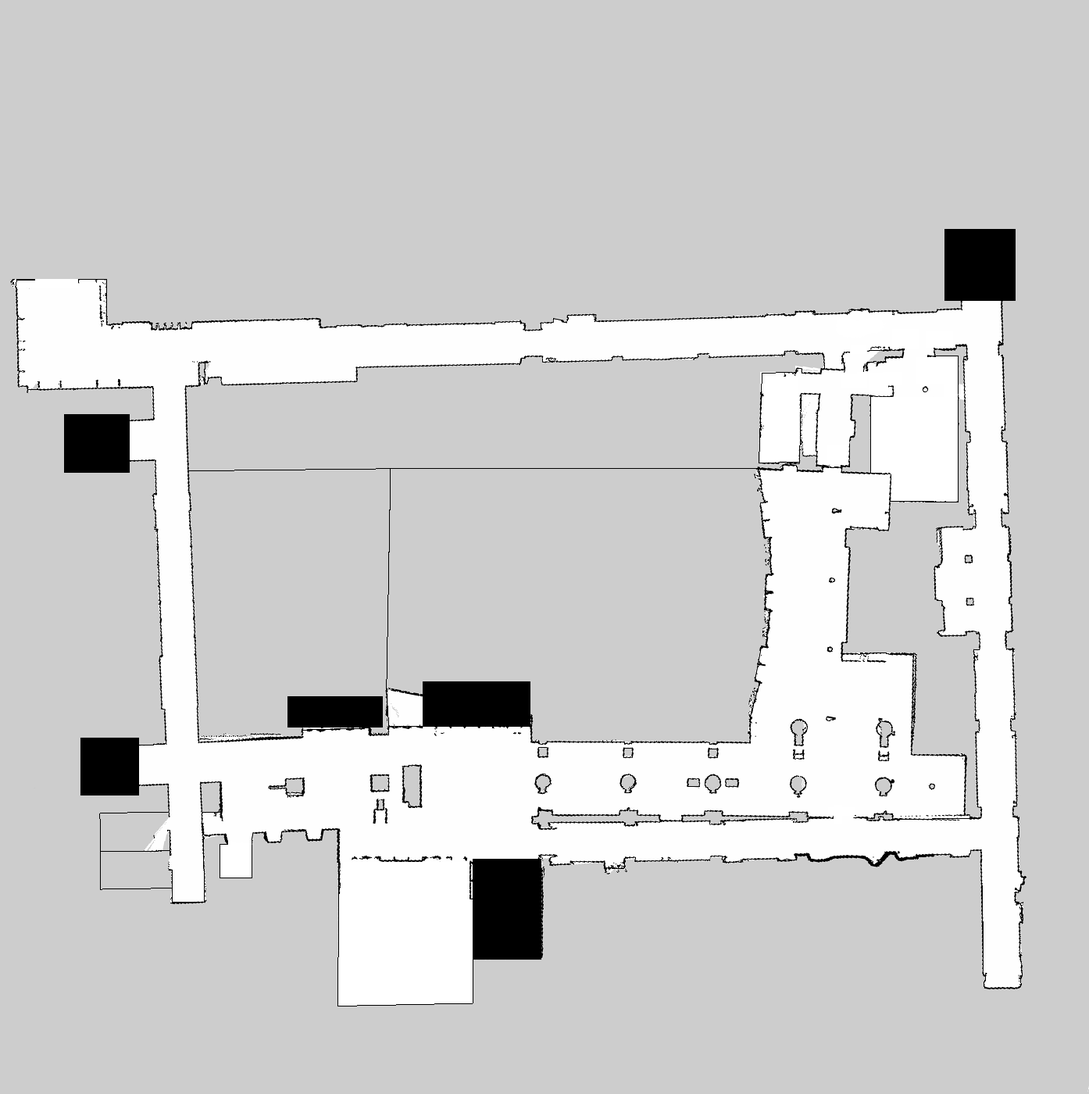
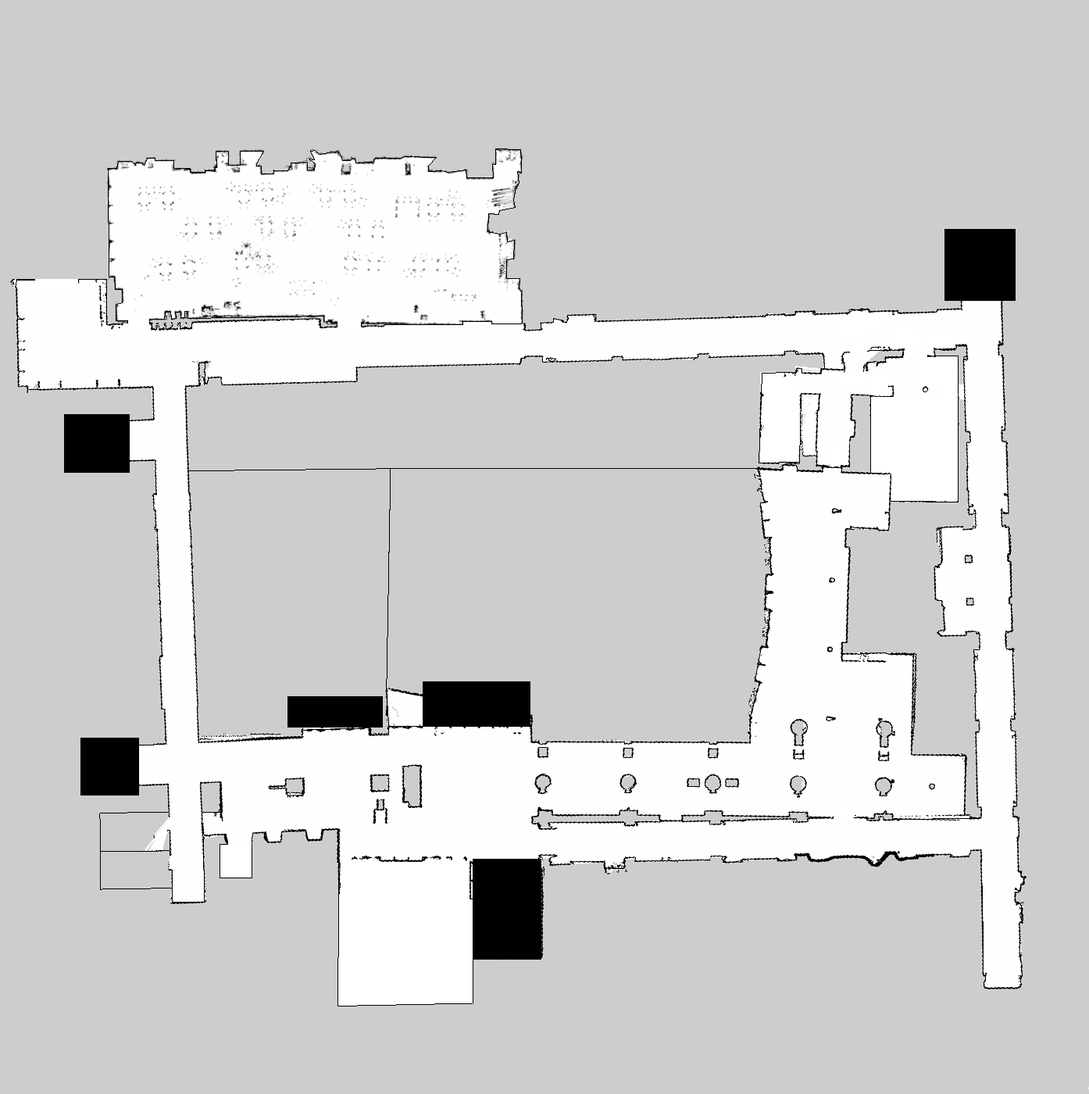
Layered file, before and after one edit (1089×1094). Changes by layer:
renamed "eng2-1f-0.05.pgm" to "eng2-1f-0.05.pgm #1", painted on it over (106, 147, 525, 328)
